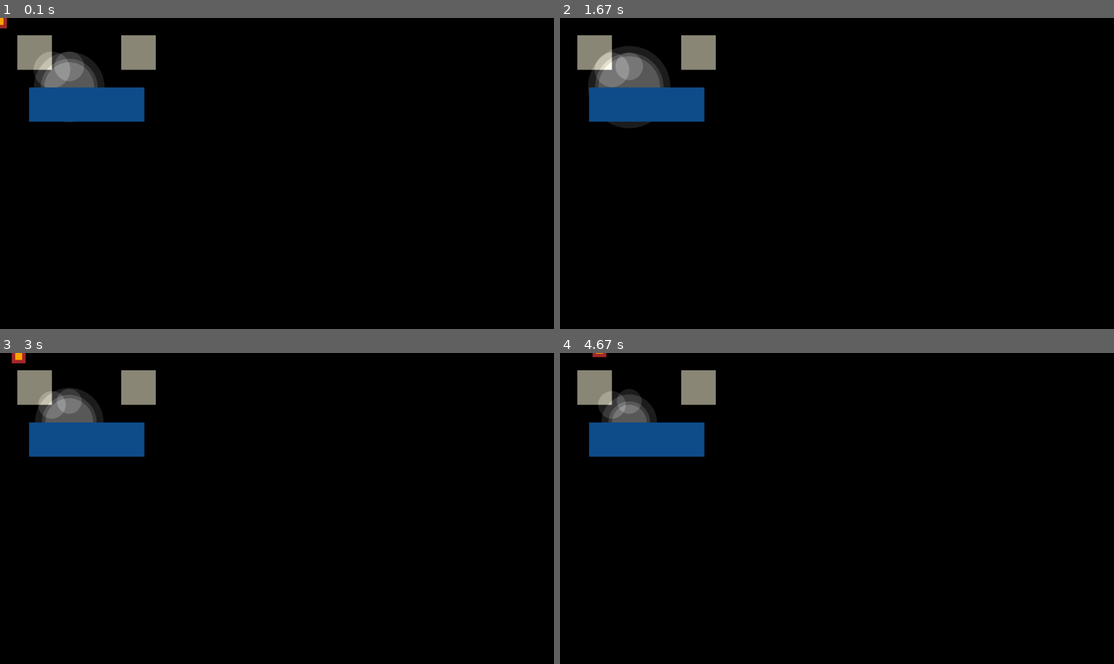
Above: before the commit, frames 1-4 (two rows, left to right).
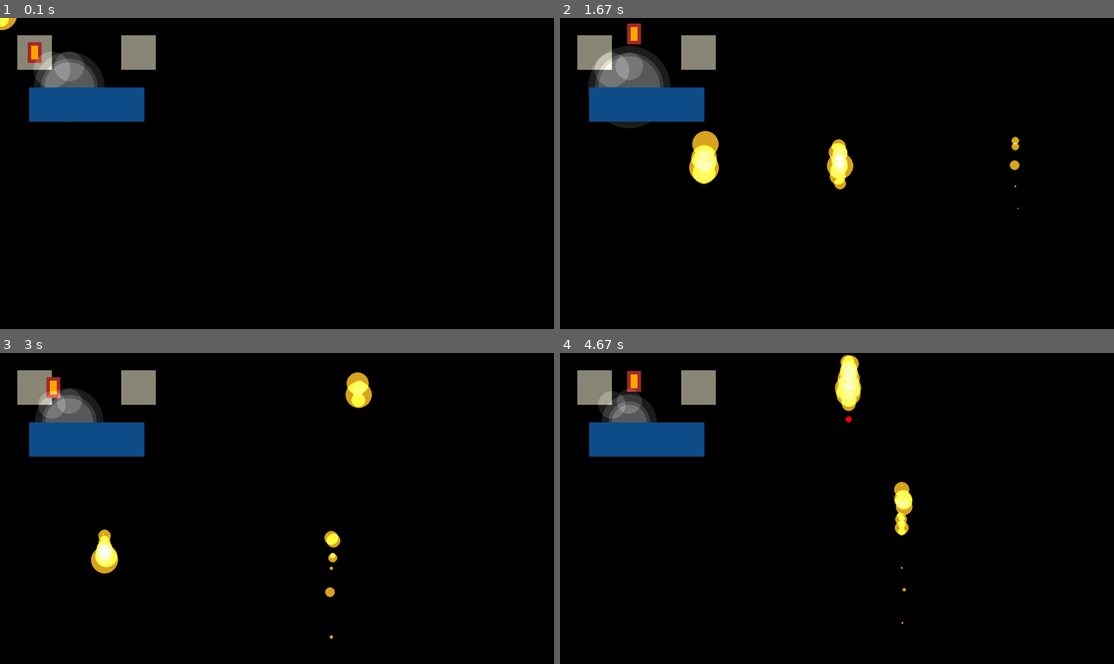
Above: after the commit, the same moments.

Repository: binnev/pygame_sandbox
Game: pygame game, started from blitting_flags_test/__main__.py
Same seed, same stepped clock (60 frames per second), same inputs: the game is played once before the commit and once after it.
Inputs (mouse positions are in pixels of both pictures, inside the frame that each line leads up to):
- Up to frame 1 (0.1 s): no input
- Up to frame 2 (1.67 s): click (837, 173) at 0.38 s; hold D 0.67-1.13 s; click (1014, 164) at 0.75 s; hold W 1.17-1.47 s; click (842, 195) at 1.25 s; hold D from 1.5 s (still down); click (704, 176) at 1.58 s
- Up to frame 3 (3 s): release D at 1.97 s; hold A 2-2.53 s; click (332, 576) at 2.08 s; hold S 2.57-2.87 s; click (105, 580) at 2.65 s; hold A from 2.9 s (still down); click (360, 399) at 2.98 s
- Up to frame 4 (4.67 s): release A at 3.3 s; hold W 3.33-3.7 s; click (1041, 617) at 3.42 s; hold D 3.73-4.37 s; click (903, 536) at 3.82 s; hold S from 4.4 s (still down); click (848, 402) at 4.48 s

The runs differ from the first frame. In frame 1, 0.3% of the frame differs, in the area x 0-8%, y 0-15%; in frame 2, 1.6%, in the area x 12-83%, y 1-62%; in frame 3, 1.4%; in frame 4, 1.3%.

Commit message:
SICK PROGRESS.

Diff:
--- a/blitting_flags_test/__main__.py
+++ b/blitting_flags_test/__main__.py
@@ -1,3 +1,4 @@
+import random
 import sys
 
 import numpy
@@ -14,6 +15,13 @@
     ys = numpy.sin(xs)
     ys = ys * variance + mean
     return ys
+
+
+def random_between(min, max):
+    assert min < max
+    spread = max - min
+    value = min + random.random() * spread
+    return value
 
 
 class Character(Entity):
@@ -76,6 +84,72 @@
         surface.blit(surf, image_rect, special_flags=pygame.BLEND_RGB_ADD)
 
 
+class Spark(Entity):
+    gravity = 0.8
+    friction = 0.1
+    decay = 1
+    color = (20, 20, 20)
+
+    def __init__(self, x, y, u, v, radius, color=None):
+        super().__init__()
+        self.color = color or self.color
+        self.rect = Rect(0, 0, 0, 0)
+        self.x = x
+        self.y = y
+        self.u = u
+        self.v = v
+        self.radius = radius
+
+    def update(self):
+        self.x += self.u
+        self.y += self.v
+        self.v += self.gravity
+        self.u *= 1 - self.friction
+        self.radius -= self.decay
+        if self.radius == 0:
+            self.kill()
+
+    def draw(self, surface, debug=False):
+        surf = circle_surf(int(self.radius), self.color)
+        image_rect = surf.get_rect()
+        image_rect.center = self.rect.center
+        surface.blit(surf, image_rect, special_flags=pygame.BLEND_RGB_ADD)
+
+
+class Fountain(Entity):
+    color = Color("goldenrod")
+
+    def __init__(self, x, y):
+        super().__init__()
+        self.rect = Rect(0, 0, 0, 0)
+        self.x = x
+        self.y = y
+        self.particles = Group()
+
+    def update(self):
+        super().update()
+        self.x, self.y = pygame.mouse.get_pos()
+        self.particles.add(
+            Spark(
+                self.x,
+                self.y,
+                u=random_between(-1, 1),
+                v=-random_between(10, 15),
+                radius=int(random_between(15, 50)),
+                color=self.color,
+            )
+        )
+        self.particles.update()
+
+    def draw(self, surface, debug=False):
+        surf = circle_surf(int(20), self.color)
+        image_rect = surf.get_rect()
+        image_rect.center = self.rect.center
+        surface.blit(surf, image_rect, special_flags=pygame.BLEND_RGB_ADD)
+
+        self.particles.draw(surface)
+
+
 def circle_surf(radius, color):
     surf = Surface((radius * 2, radius * 2))
     pygame.draw.circle(surf, color, (radius, radius), radius)
@@ -96,11 +170,11 @@
     lighting = Group()
     lighting2 = Group()
     groups = [
+        lighting2,
         background,
         midground,
         lighting,
         foreground,
-        lighting2,
     ]
 
     # add static stuff
@@ -116,8 +190,9 @@
         Glow(150, 150, radius=50, variance=10, period=100),
         Glow(200, 140, radius=40, variance=5, period=50),
     )
+    lighting2.add(Fountain(300, 300))
     # create player
-    player = Character(0, 0)
+    player = Character(100, 100)
     midground.add(player)
 
     run = True
@@ -133,6 +208,9 @@
                 if event.key == pygame.K_ESCAPE:
                     pygame.quit()
                     sys.exit()
+            if event.type == pygame.MOUSEBUTTONDOWN:
+                x, y = pygame.mouse.get_pos()
+                lighting2.add(Spark(x, y, 0, 0, radius=20, color=Color("red")))
 
         for group in groups:
             group.update()
